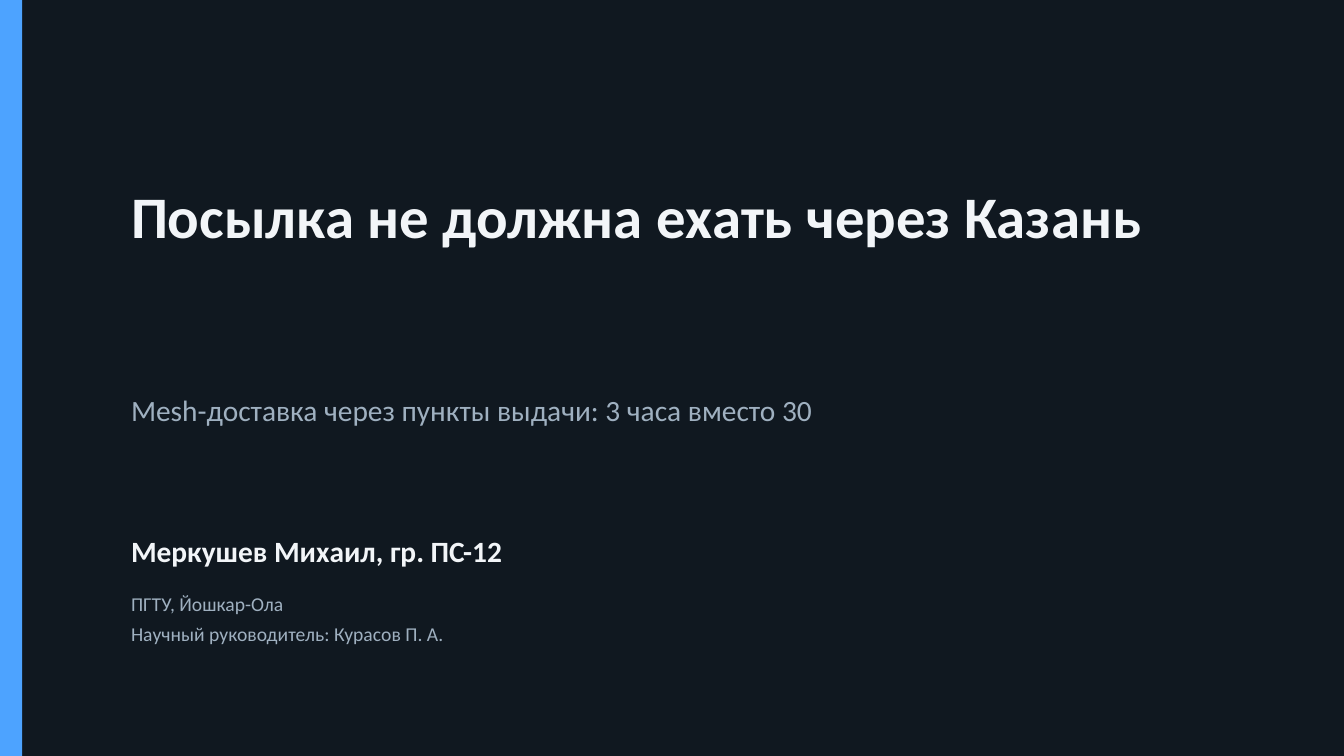
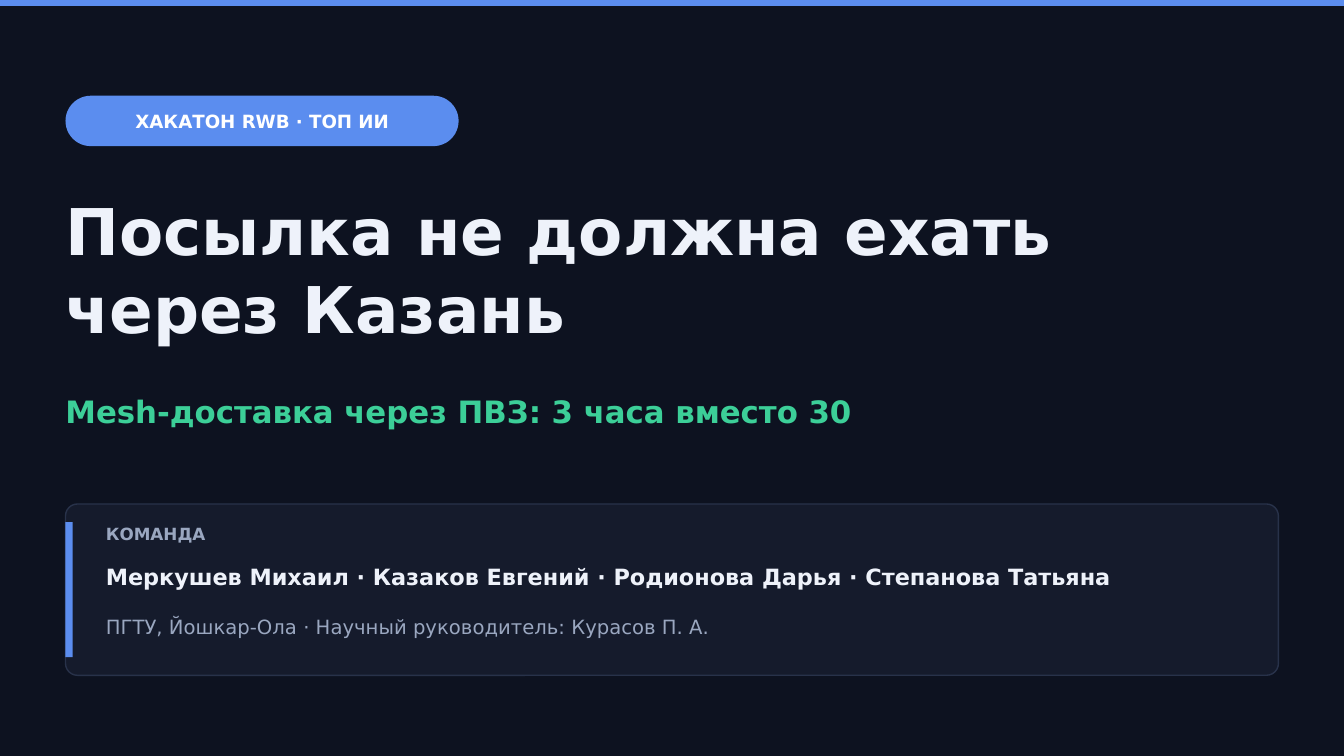
Before and after one commit to espyrion/rwb-mesh-pvz, a slide deck: slide 1 of docs/pitch/RWB-Mesh-PVZ-pitch.pptx. Drawn at 1344x756 pixels with LibreOffice and Linux fonts; fonts in the diff are those of the drawing. Boxes give left, top, right and bottom in pixels: in the first picture for what was removed or moved away, otherwise in the second. Text is boxed around its words. In the diff, an @@ line names an element or a change of style, - is before the commit and + after.

```diff
--- a/docs/pitch/RWB-Mesh-PVZ-pitch.pptx
+++ b/docs/pitch/RWB-Mesh-PVZ-pitch.pptx
@@ background #101820 to #0D1220 @@
@@ rectangle removed at (0,0,22,756) @@
@@ rectangle added at (0,0,1344,6), fill #5B8DEF @@
@@ rounded rectangle added at (66,96,459,146), fill #5B8DEF @@
@@ text added at (135,114,388,128), 13 pt, text #FFFFFF, bold @@
+ХАКАТОН RWB · ТОП ИИ
@@ text "Посылка не должна ехать через ...": place and size @@
-text "Посылка не должна ехать через ..." at (131,200,1141,248)
+text "Посылка не должна ехать через ..." at (65,208,1052,346)
@@ text "Посылка не должна ехать через ..." at (65,208,1052,346): size 42 to 46 pt, font Calibri to DejaVu Sans, text colour #F2F5F8 to #EEF2FA; line spacing 1.12 to 1 @@
@@ text at (65,399,852,430): text changed; size 21 to 22 pt; font Calibri to DejaVu Sans; text colour #9FB0C0 to #3CCF98; bold on @@
-Mesh-доставка через пункты выдачи: 3 часа вместо 30
+Mesh-доставка через ПВЗ: 3 часа вместо 30
@@ rounded rectangle added at (66,504,1278,676), fill #151B2C, outline #28324A 1 pt @@
@@ rectangle added at (66,522,73,657), fill #5B8DEF @@
@@ text added at (106,527,206,543), 12 pt, text #9AA7C0, bold @@
+КОМАНДА
@@ text at (106,568,1110,590): text changed; size 21 to 16 pt; font Calibri to DejaVu Sans; text colour #F2F5F8 to #EEF2FA @@
-Меркушев Михаил, гр. ПС-12
+Меркушев Михаил · Казаков Евгений · Родионова Дарья · Степанова Татьяна
@@ text at (106,619,709,638): text changed; font Calibri to DejaVu Sans; text colour #9FB0C0 to #9AA7C0 @@
-ПГТУ, Йошкар-Ола
-Научный руководитель: Курасов П. А.
+ПГТУ, Йошкар-Ола · Научный руководитель: Курасов П. А.
```
Also in this commit, not shown: 1 other slide changed, 8 slides added, 10 slides removed, 15 other files.
